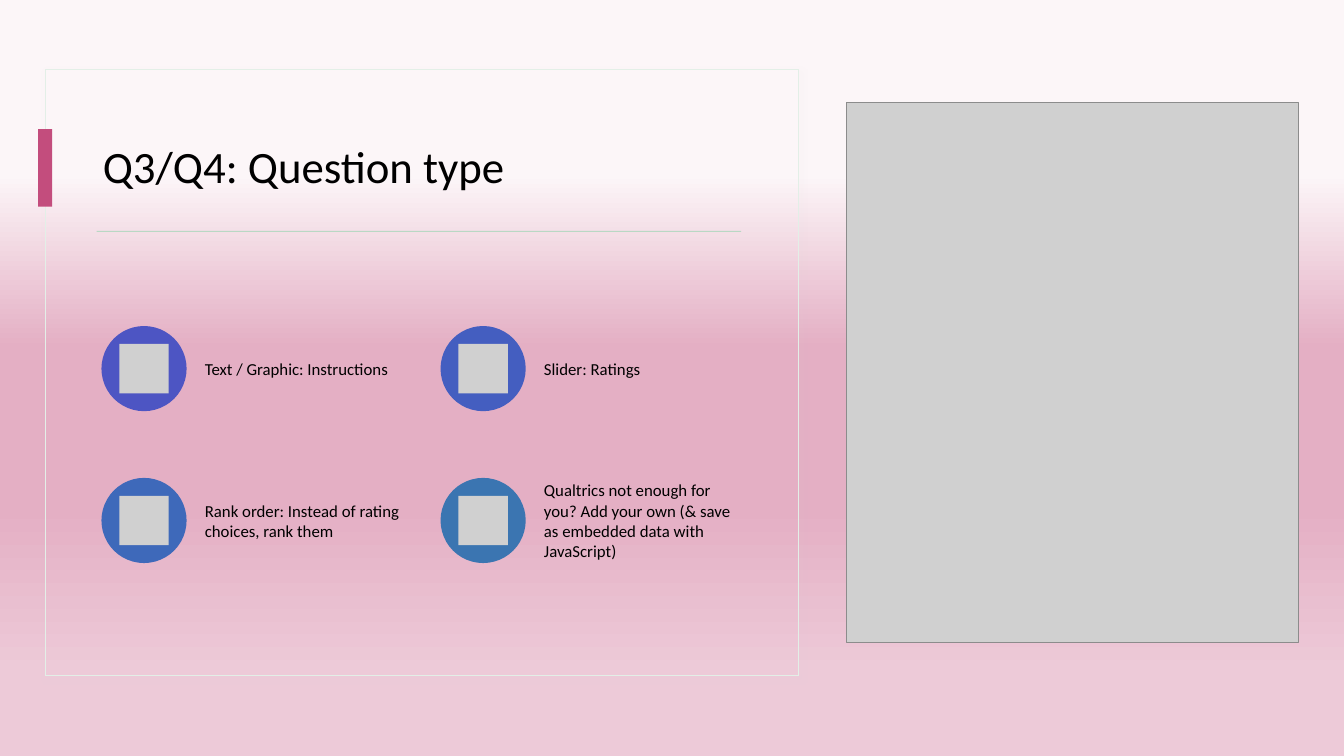
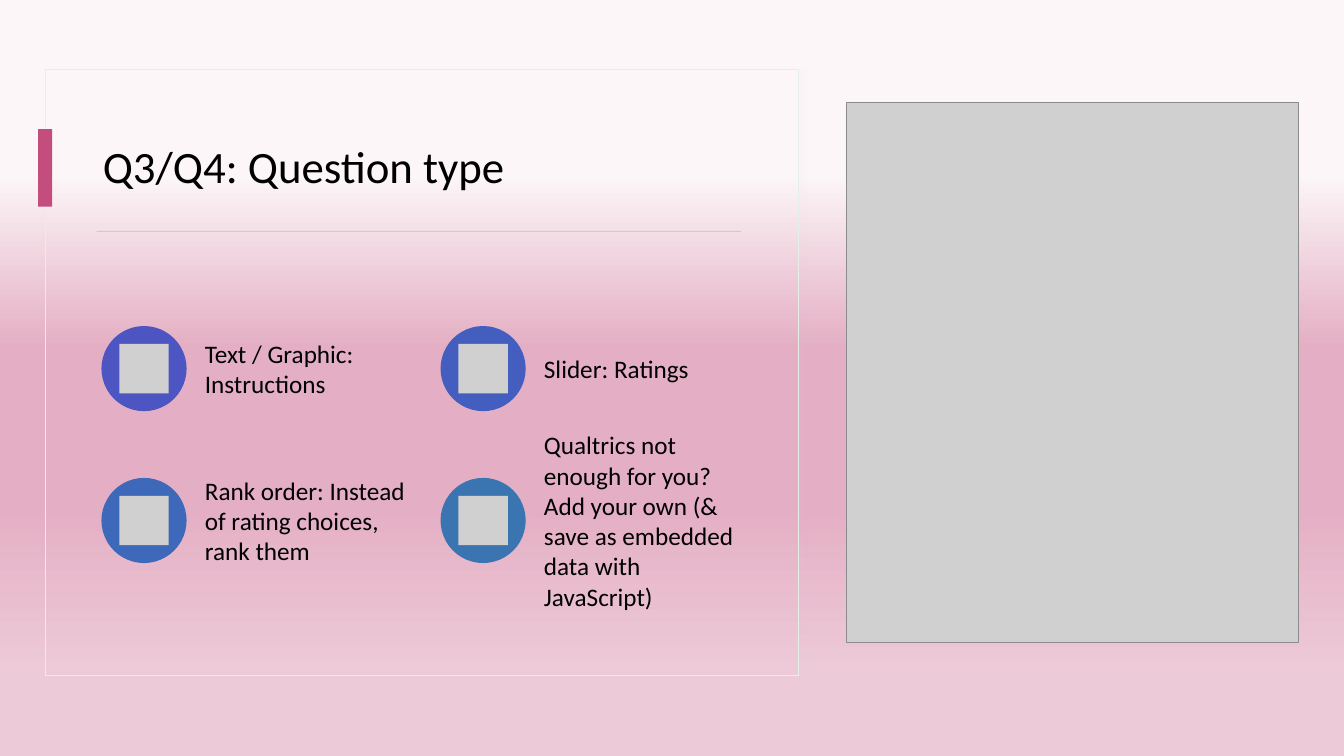
Before and after one commit to kayaulai/qualtrics-experiment-tutorial, a slide deck: slide 11 of slides.pptx (slide 9 before the commit). Drawn at 1344x756 pixels with LibreOffice and Linux fonts; fonts in the diff are those of the drawing; grey boxes stand for pictures. Boxes give left, top, right and bottom in pixels: in the first picture for what was removed or moved away, otherwise in the second. Text is boxed around its words. In the diff, an @@ line names an element or a change of style, - is before the commit and + after.

```diff
--- a/slides.pptx
+++ b/slides.pptx
@@ size 12 to 18 pt; more space between paragraphs in 4 elements at <box>205,345,354,393</box>, <box>544,360,688,383</box>, <box>205,482,405,560</box>, <box>544,436,733,610</box> @@
```
Also in this commit, not shown: 3 other slides changed, 2 slides added.
